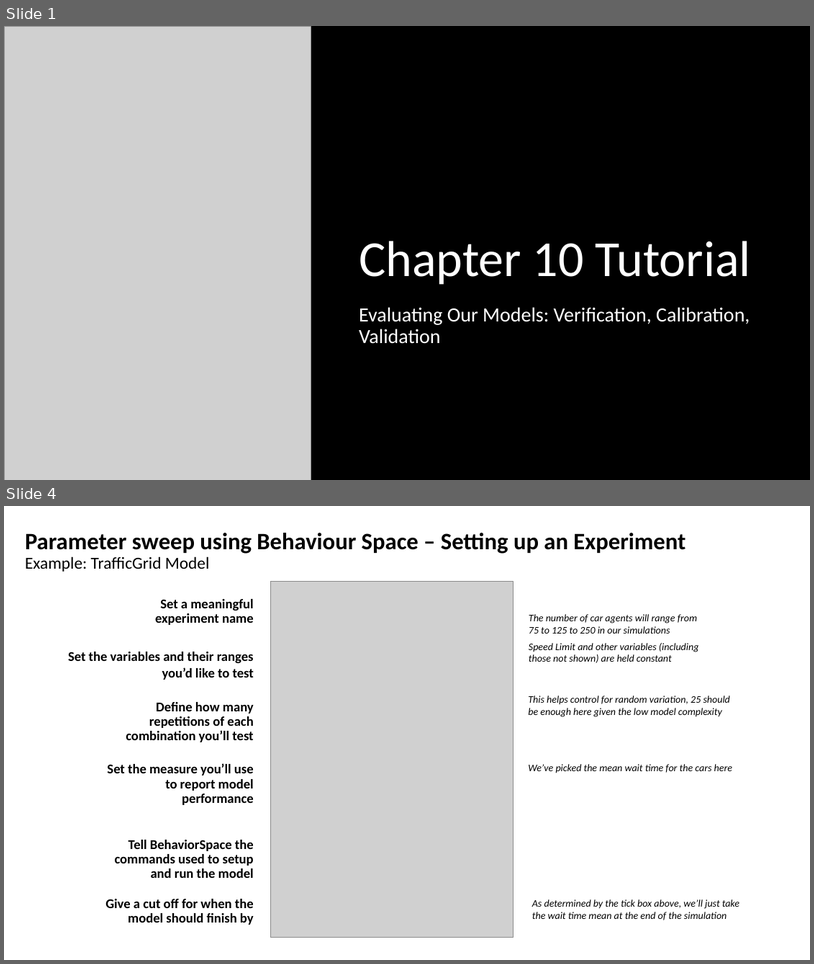
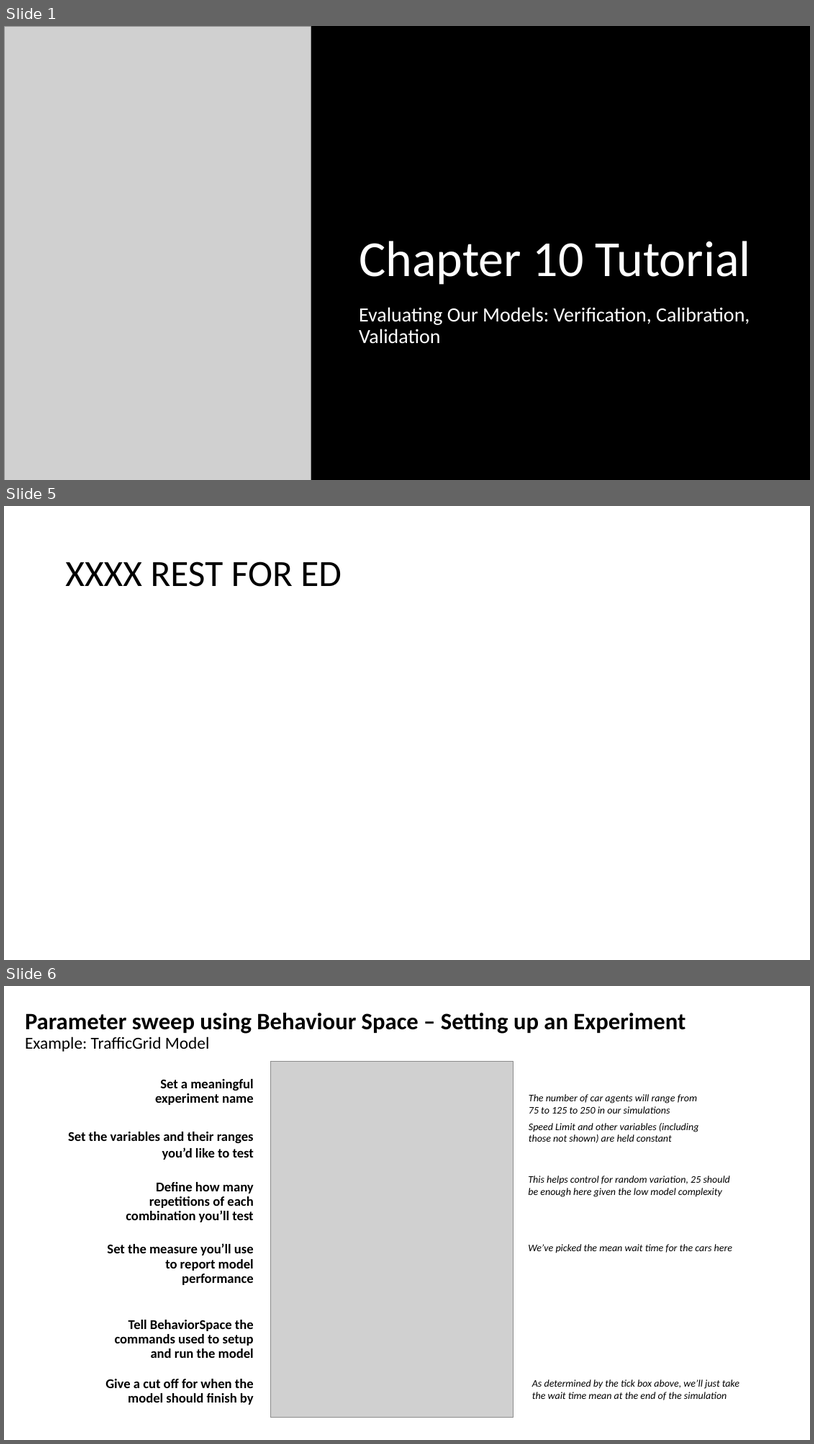
Before and after one commit to abmgis/abmgis, a slide deck: Chapter10-EvaluatingModels/Chapter10_Tutorial.pptx. Shown one above the other, each under a label of ours: slides 1 and 4 before the commit, slides 1, 5 and 6 after it; the slides between them are not shown. The pictures are 814x964 and 814x1444 pixels, drawn with LibreOffice and Linux fonts; fonts in the diff are those of the drawing; grey boxes stand for pictures. Boxes give left, top, right and bottom in pixels: in the first picture for what was removed or moved away, otherwise in the second. Text is boxed around its words. In the diff, an @@ line names an element or a change of style, - is before the commit and + after.

```diff
--- a/Chapter10-EvaluatingModels/Chapter10_Tutorial.pptx
+++ b/Chapter10-EvaluatingModels/Chapter10_Tutorial.pptx
@@ slide 5 added at bbox=[4, 506, 810, 960], background #FFFFFF @@
@@ title added at bbox=[65, 561, 342, 587], 44 pt, text #000000 @@
+XXXX REST FOR ED
@@ what was slide 4 is now slide 6 @@
```
Also in this commit, not shown: 2 slides changed, 1 other slide added.
